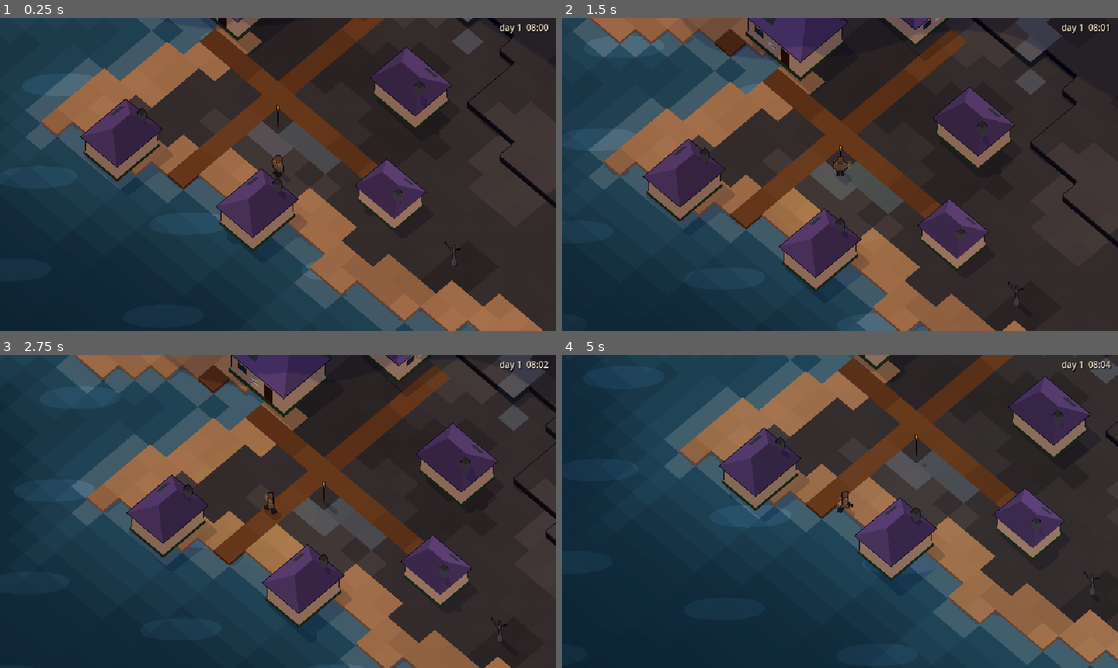
Above: before the commit, frames 1-4 (two rows, left to right).
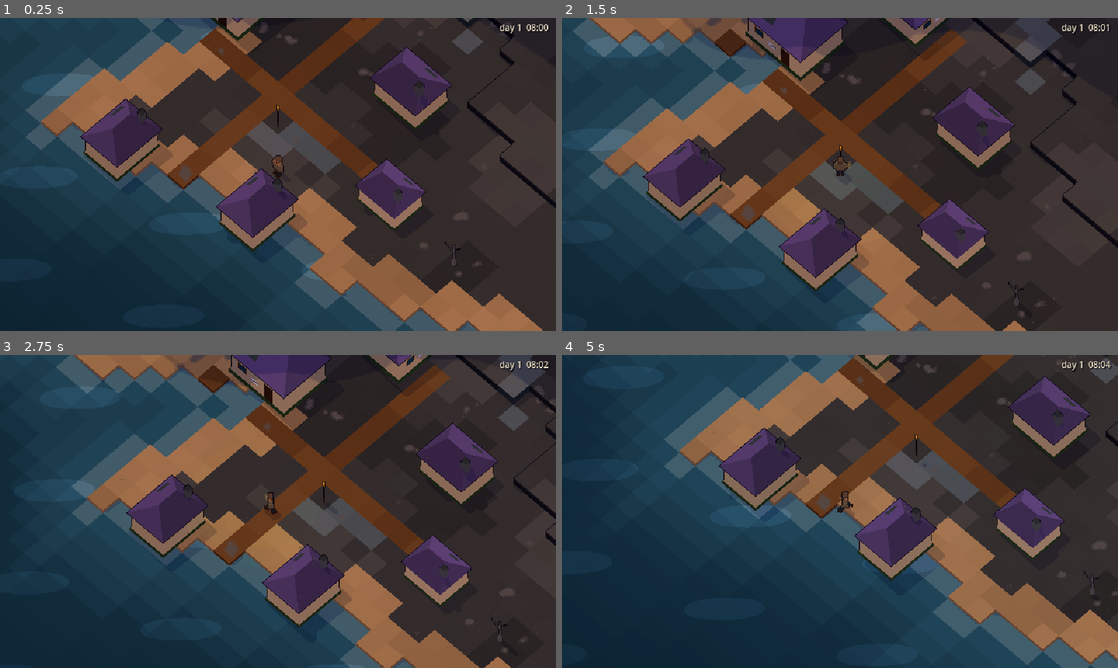
Above: after the commit, the same moments.

Repository: Xaxis/unspent-ortho
Game: Godot game, scene res://src/main.tscn
Two runs of this game, one before a commit and one after it. Both use one fixed random seed, a clock stepped at 60 frames per second and the inputs below.
Inputs:
- Up to frame 1 (0.25 s): no input
- Up to frame 2 (1.5 s): hold F (lamp) 0.53-1.28 s; hold W (move_up) from 0.53 s (still down); tap Shift (dodge) at 1.35 s
- Up to frame 3 (2.75 s): tap F (lamp) at 1.55 s; release W (move_up) at 2.03 s; hold A (move_left) from 2.03 s (still down); hold F (lamp) from 2.03 s (still down)
- Up to frame 4 (5 s): release F (lamp) at 2.78 s; tap Space (swing) at 2.85 s; tap F (lamp) at 3.05, 4.55 s; release A (move_left) at 3.53 s; hold S (move_down) 3.53-4.28 s; hold F (lamp) 3.53-4.28 s; hold D (move_right) from 4.28 s (still down); tap Shift (dodge) at 4.35 s

The runs differ from the first frame. In frame 1, 0.4% of the frame differs, in the area x 13-94%, y 0-85%; in frame 2, 0.5%, in the area x 20-94%, y 0-98%; in frame 3, 0.5%; in frame 4, 0.4%.

Commit message:
Let weather stay on the land after it falls
A snowfall that left nothing behind the moment it stopped made weather a
screen effect, not a place. Snow now builds on flat ground in drifts and
on roofs and pine tiers in a dapple, ash lies in the burning, and rain
leaves the ground dark and drying in patches. What lies is a pure
function of the last twelve hours, so shots and saves agree.

Nothing settles on a machine's violet: they must always read as machines.
The sky also publishes the wind as a shader global, so decor can sway
with the weather that is actually blowing.

Diff:
--- a/project.godot
+++ b/project.godot
@@ -76,3 +76,11 @@
 "type": "vec4",
 "value": Vector4(0.039, 0, 0, 0)
 }
+sky_settle={
+"type": "vec4",
+"value": Vector4(0, 0, 0, 0)
+}
+sky_wind={
+"type": "vec4",
+"value": Vector4(0, 0, 0, 0)
+}
--- a/src/core/weather.gd
+++ b/src/core/weather.gd
@@ -174,6 +174,48 @@
 	return maxf(40.0, (7000.0 - 6700.0 * strength) * lerpf(0.6, 1.4, Rng.hash01(seed_value, minute, 0x7B03)))
 
 
+## What the weather has left on the ground at a place: {snow, ash, wet}, each
+## 0..1. A leaky integral of the last SETTLE_HOURS: snow and ash build while
+## they fall and melt or blow off slowly after; rain wets fast and dries in a
+## couple of hours. Pure, so a shot at 15:00 after a snowy morning shows the
+## morning's snow.
+const SETTLE_HOURS := 12
+const SETTLE_STEP := 30.0
+## Per settled thing: what feeds it (kind -> share of strength), minutes to
+## build at full strength, minutes to fade once it stops.
+const SETTLE := {
+	"snow": {"feed": {&"snow": 1.0, &"blizzard": 1.0, &"hail": 0.35}, "build": 150.0, "fade": 540.0},
+	"ash": {"feed": {&"ash": 1.0}, "build": 200.0, "fade": 600.0},
+	"wet": {"feed": {&"rain": 1.0, &"storm": 1.0, &"hail": 0.6, &"fog": 0.12, &"blizzard": 0.2}, "build": 45.0, "fade": 110.0},
+}
+
+
+static func settled(seed_value: int, minutes: float, country: int) -> Dictionary:
+	var out := {"snow": 0.0, "ash": 0.0, "wet": 0.0}
+	# Whole steps on a fixed grid, so the answer changes smoothly with time.
+	var end := floorf(minutes / SETTLE_STEP) * SETTLE_STEP
+	var steps := int(SETTLE_HOURS * 60.0 / SETTLE_STEP)
+	var t := end - steps * SETTLE_STEP
+	for i in steps + 1:
+		var w := at_place(seed_value, t, country)
+		_settle_step(out, w.kind, float(w.strength), SETTLE_STEP)
+		t += SETTLE_STEP
+	# The part of the current step already walked.
+	var w := at_place(seed_value, minutes, country)
+	_settle_step(out, w.kind, float(w.strength), minutes - end)
+	return out
+
+
+static func _settle_step(out: Dictionary, kind: StringName, strength: float, dt: float) -> void:
+	for key: String in SETTLE:
+		var spec: Dictionary = SETTLE[key]
+		var feed := float((spec.feed as Dictionary).get(kind, 0.0)) * strength
+		var c := float(out[key])
+		c += feed * (1.0 - c) * dt / float(spec.build)
+		c -= (1.0 - feed) * c * dt / float(spec.fade)
+		out[key] = clampf(c, 0.0, 1.0)
+
+
 ## Night fall 0..1: up over 20:00-21:00, down over 04:30-06:00. (source)
 static func night_fall(hour: float) -> float:
 	var h := fposmod(hour, 24.0)
--- a/src/render/sky_light.gd
+++ b/src/render/sky_light.gd
@@ -6,8 +6,8 @@
 ## night; weather and region are colour multiplies, never a veil.
 ##
 ## One writer: only this node sets the sky_* shader globals. The 10_sky system
-## fills `weather_tint`, `region_tint`, `season_turn`, `clouds`, `fog`, `flash`
-## and `cast_allowed`, then calls set_hour(); everything is composed there, so
+## fills `weather_tint`, `region_tint`, `season_turn`, `clouds`, `fog`, `flash`,
+## `settle`, `wind` and `cast_allowed`, then calls set_hour(); everything is composed there, so
 ## the order in which game.gd and the systems run never matters.
 
 ## Day fraction keys: [t, tint, level]. (source, exact)
@@ -66,6 +66,10 @@
 var fog := Vector4.ZERO
 ## Lightning: 0..1, decays in a few frames.
 var flash := 0.0
+## Lying snow, ash and wet (Weather.settled), 0..1 each; w spare.
+var settle := Vector4.ZERO
+## Wind for anything that sways: xy along world x/z, z gust, w phase (see sky.gdshaderinc).
+var wind := Vector4.ZERO
 ## Heavy overcast takes the cast shadows away even by day.
 var cast_allowed := true
 ## What set_hour last composed, for systems that tint unlit things (particles,
@@ -113,6 +117,8 @@
 	RenderingServer.global_shader_parameter_set("sky_sun", Vector4(proj.x, proj.y, s.energy, flash))
 	RenderingServer.global_shader_parameter_set("sky_clouds", Vector4(clouds.x, clouds.y, clouds.z, clouds.w * daylight))
 	RenderingServer.global_shader_parameter_set("sky_fog", fog)
+	RenderingServer.global_shader_parameter_set("sky_settle", settle)
+	RenderingServer.global_shader_parameter_set("sky_wind", wind)
 	if is_inside_tree():
 		var cam := get_viewport().get_camera_3d()
 		var rows := get_viewport().get_visible_rect().size.y
--- a/src/systems/10_sky.gd
+++ b/src/systems/10_sky.gd
@@ -23,6 +23,11 @@
 var _pending_strikes: Array = [] # [world minute, strength, minute index]
 var _pending_thunder: Array = [] # [real seconds left, Vector3]
 var _forced_bolt := false
+## Lying snow, ash and wet around the focus (Weather.settled), eased.
+var settled := {"snow": 0.0, "ash": 0.0, "wet": 0.0}
+var _settle_target := {"snow": 0.0, "ash": 0.0, "wet": 0.0}
+var _settle_minute := -INF
+var _sway_phase := 0.0
 
 
 func setup(g: Game) -> void:
@@ -111,6 +116,15 @@
 		target_region += SkyLight.country_tint(c) * float(shares[c])
 		target_wind += float(wx.wind) * float(shares[c])
 	var target := WeatherLook.compose(entries)
+	# What lies on the ground changes over hours: recompute once a world minute.
+	if snap or absf(minutes - _settle_minute) >= 1.0:
+		_settle_minute = minutes
+		for k: String in _settle_target:
+			_settle_target[k] = 0.0
+		for c: int in shares:
+			var st := Weather.settled(seed_value, minutes, c)
+			for k: String in _settle_target:
+				_settle_target[k] = float(_settle_target[k]) + float(st[k]) * float(shares[c])
 
 	var kr := 1.0 if snap else 1.0 - exp(-delta / REGION_EASE)
 	var kw := 1.0 if snap else 1.0 - exp(-delta / WEATHER_EASE)
@@ -141,6 +155,14 @@
 	sky.clouds = Vector4(_cloud_drift.x, _cloud_drift.y, float(look.cover), float(look.cloud))
 	sky.fog = Vector4(_fog_drift.x, _fog_drift.y, float(look.fog), float(look.heat) * (1.0 - Weather.night_fall(game.clock.hour())))
 	sky.flash = _flash
+	for k: String in settled:
+		settled[k] = lerpf(float(settled[k]), float(_settle_target[k]), kr)
+	sky.settle = Vector4(float(settled.snow), float(settled.ash), float(settled.wet), 0.0)
+	# Sway advances faster in a strong wind, so reeds never snap to a new speed.
+	_sway_phase = fposmod(_sway_phase + delta * (0.8 + 3.2 * absf(wind)), TAU * 1000.0)
+	var gust := clampf(float(look.storm) + float(look.dust) * 0.6 + absf(wind) * 0.3, 0.0, 1.0)
+	var along := _cloud_bearing * wind
+	sky.wind = Vector4(along.x, along.y, gust, _sway_phase)
 	sky.cast_allowed = float(look.overcast) < 0.6
 	sky.set_hour(game.clock.hour())
 	view.update(look, wind, f3, delta)
--- a/tests/sky/test_weather.gd
+++ b/tests/sky/test_weather.gd
@@ -157,3 +157,34 @@
 	near(Weather.season_turn(0.0), 0.0, 1e-6)
 	near(Weather.season_turn(17.0 * 1440.0), 0.5, 1e-6)
 	near(Weather.season_turn(90.0 * 1440.0), 1.0, 1e-6)
+
+
+func test_nothing_settles_without_weather_and_forced_snow_builds() -> void:
+	Weather.force(&"clear", 0.0)
+	var s := Weather.settled(1, 5000.0, Country.COAST)
+	near(s.snow + s.ash + s.wet, 0.0, 1e-6, "clear skies leave nothing")
+	Weather.force(&"snow", 1.0)
+	var early := Weather.settled(1, 5000.0, Country.SNOWFIELD)
+	gt(early.snow, 0.9, "a long snowfall covers the ground")
+	near(early.wet, 0.0, 1e-6, "snow is not rain")
+	Weather.force(&"rain", 1.0)
+	gt(Weather.settled(1, 5000.0, Country.COAST).wet, 0.9, "a long rain soaks it")
+	Weather.unforce()
+
+
+func test_settled_cover_is_continuous_and_lags_the_weather() -> void:
+	Weather.unforce()
+	var bad := 0
+	var fell_after := 0
+	for i in 800:
+		var m := 2000.0 + i * 11.3
+		var a := Weather.settled(6, m, Country.SNOWFIELD)
+		var b := Weather.settled(6, m + 1.0, Country.SNOWFIELD)
+		for k: String in ["snow", "ash", "wet"]:
+			if absf(float(a[k]) - float(b[k])) > 0.02:
+				bad += 1
+		# Cover outlives the fall: snow still lies where none is falling.
+		if Weather.at_place(6, m, Country.SNOWFIELD).strength < 0.01 and a.snow > 0.2:
+			fell_after += 1
+	eq(bad, 0, "cover never jumps in a minute")
+	gt(fell_after, 0, "snow lies after it stops")
Not shown, changed: src/render/sky.gdshaderinc
